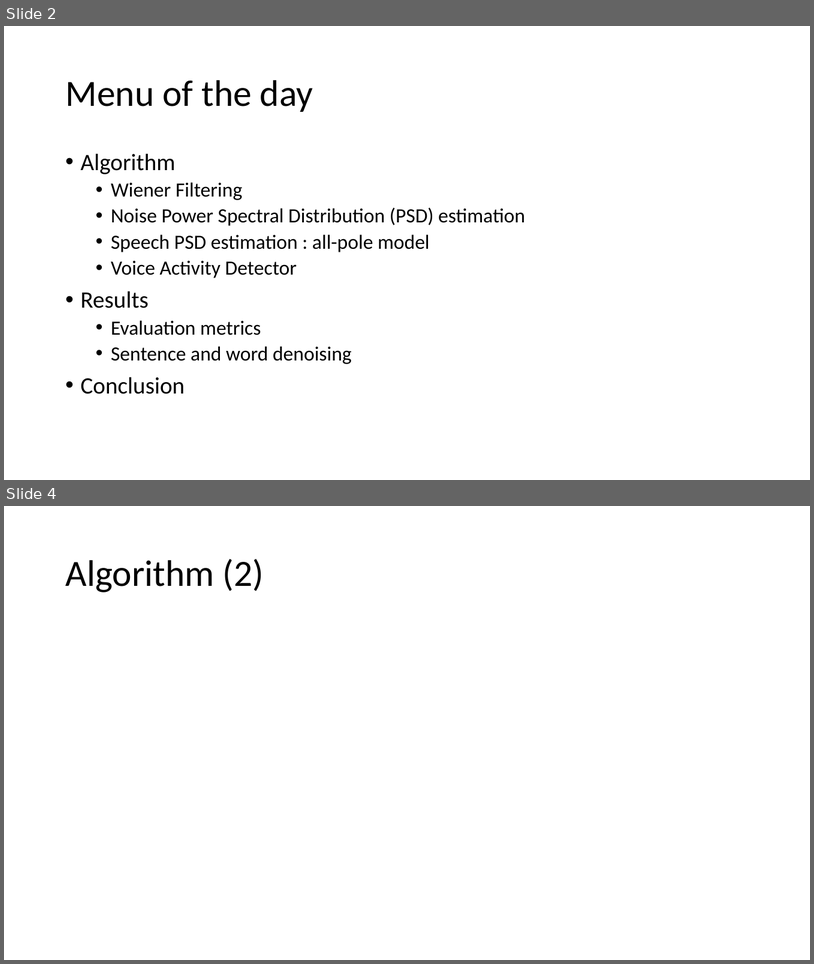
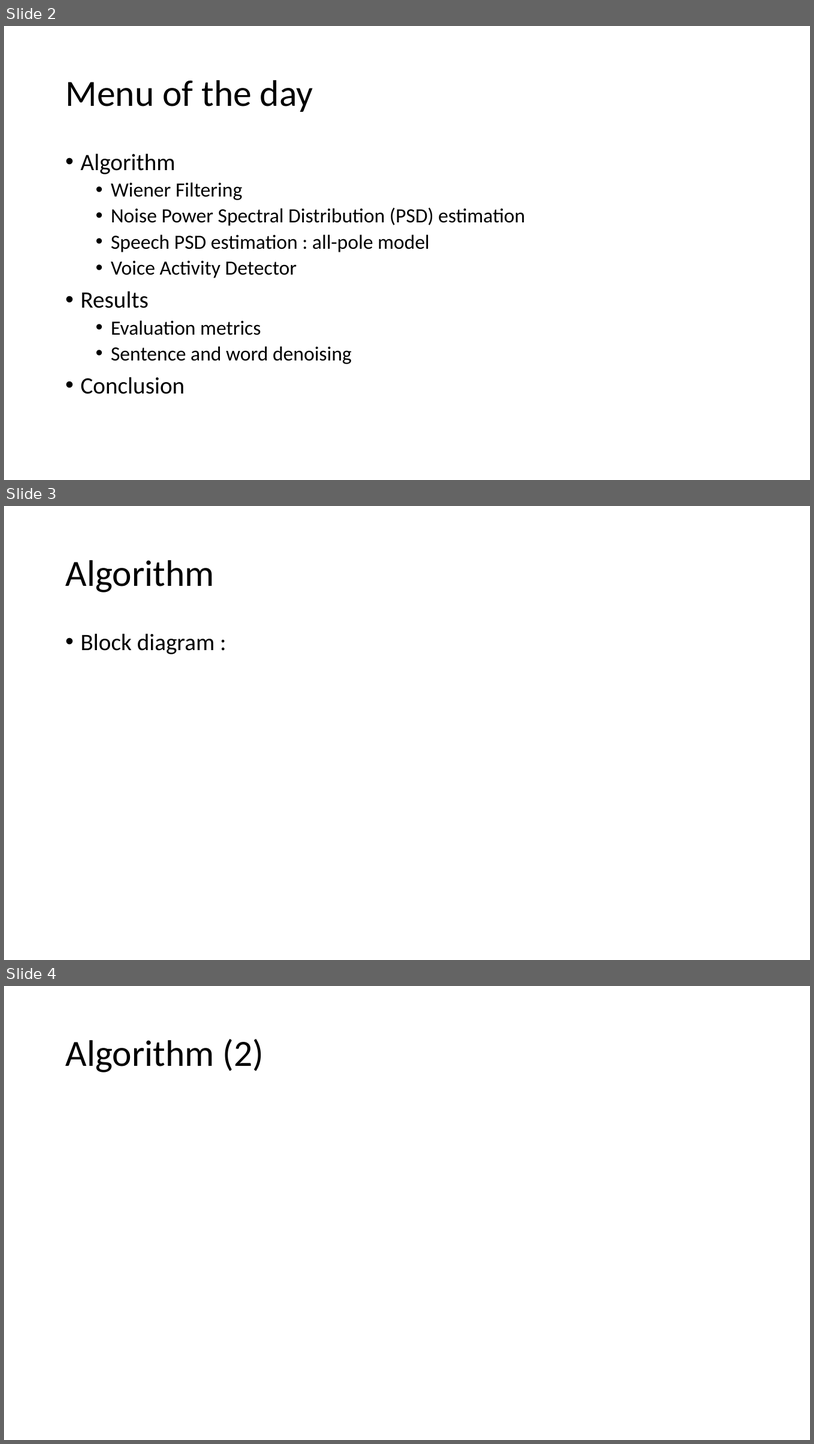
Before and after one commit to lcolbois/aasp-noise-red, a slide deck: presentation.pptx. Shown one above the other, each under a label of ours: slides 2 and 4 before the commit, slides 2, 3 and 4 after it; the slides between them are not shown. The pictures are 814x964 and 814x1444 pixels, drawn with LibreOffice and Linux fonts; fonts in the diff are those of the drawing; grey boxes stand for pictures. Boxes give left, top, right and bottom in pixels: in the first picture for what was removed or moved away, otherwise in the second. Text is boxed around its words. In the diff, an @@ line names an element or a change of style, - is before the commit and + after.

```diff
--- a/presentation.pptx
+++ b/presentation.pptx
@@ slide 3 added at (x1=4, y1=506, x2=810, y2=960), background #FFFFFF @@
@@ title added at (x1=65, y1=560, x2=214, y2=592), 44 pt, text #000000 @@
+Algorithm
@@ text added at (x1=81, y1=633, x2=215, y2=654), 28 pt, text #000000 @@
+• Block diagram :
```
Also in this commit, not shown: 1 slide changed.
